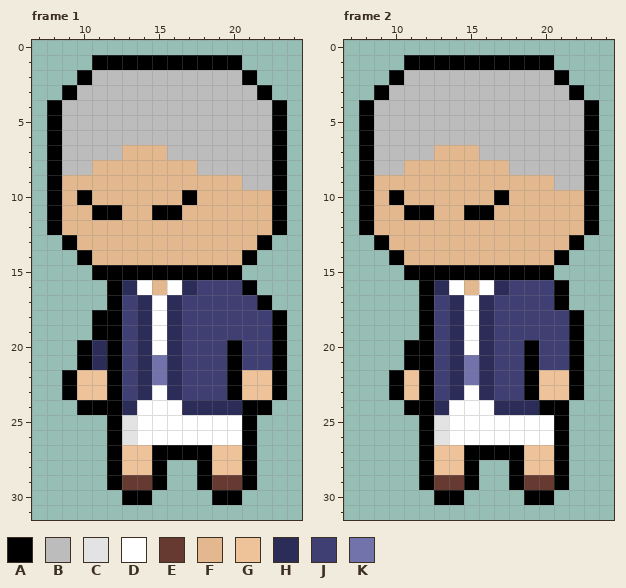
Two states of a pixel-art file, Assets/Sprite/Minigames/MiniGame2/NPC/NPCbad2/NPCbad2Move.aseprite. Above, as it was before the edit.
32x32 pixels, 2 frames. Shown: frame 1: x 7..24, y 0..31; frame 2: x 7..24, y 0..31.
Palette (. is transparent): A #000000  B #bcbcbc  C #e3e3e3  D #ffffff  E #663931  F #e3b88e  G #eec39a  H #2c2c59  J #3f3f74  K #7373ac
Pixels before, frame 1, first column x 8:
 1 ...AAAAAAAAAA...
 2 ..ABBBBBBBBBBA..
 3 .ABBBBBBBBBBBBA.
 4 ABBBBBBBBBBBBBBA
 5 ABBBBBBBBBBBBBBA
 6 ABBBBBBBBBBBBBBA
 7 ABBBBFFFBBBBBBBA
 8 ABBFFFFFFFBBBBBA
 9 AFFFFFFFFFFFFBBA
10 AFAFFFFFFAFFFFFA
11 AFFAAFFAAFFFFFFA
12 AFFFFFFFFFFFFFFA
13 .AFFFFFFFFFFFFA.
14 ..AFFFFFFFFFFA..
15 ...AAAAAAAAAA...
16 ....AHDFDHJJJA..
17 ....AJHDHJJJJJA.
18 ...AAJHDHJJJJJJA
19 ...AAJHDHJJJJJJA
20 ..AHAJHDHJJJAJJA
21 ..AHAJHKHJJJAJJA
22 .AGGAJHKHJJJAGGA
23 .AGGAJHDHJJJAGGA
24 ..AAAHDDDHHHHAA.
25 ....ACDDDDDDDA..
26 ....ACDDDDDDDA..
27 ....AGGAAAAGGA..
28 ....AGGA..AGGA..
29 ....AEEA..AEEA..
30 .....AA....AA...
Pixels before, frame 2, first column x 8:
 1 ...AAAAAAAAAA...
 2 ..ABBBBBBBBBBA..
 3 .ABBBBBBBBBBBBA.
 4 ABBBBBBBBBBBBBBA
 5 ABBBBBBBBBBBBBBA
 6 ABBBBBBBBBBBBBBA
 7 ABBBBFFFBBBBBBBA
 8 ABBFFFFFFFBBBBBA
 9 AFFFFFFFFFFFFBBA
10 AFAFFFFFFAFFFFFA
11 AFFAAFFAAFFFFFFA
12 AFFFFFFFFFFFFFFA
13 .AFFFFFFFFFFFFA.
14 ..AFFFFFFFFFFA..
15 ...AAAAAAAAAA...
16 ....AHDFDHJJJA..
17 ....AJHDHJJJJA..
18 ....AJHDHJJJJJA.
19 ....AJHDHJJJJJA.
20 ...AAJHDHJJAJJA.
21 ...AAJHKHJJAJJA.
22 ..AGAJHKHJJAGGA.
23 ..AGAJHDHJJAGGA.
24 ...AAHDDDHHHAA..
25 ....ACDDDDDDDA..
26 ....ACDDDDDDDA..
27 ....AGGAAAAGGA..
28 ....AGGA..AGGA..
29 ....AEEA..AEEA..
30 .....AA....AA...
The result:
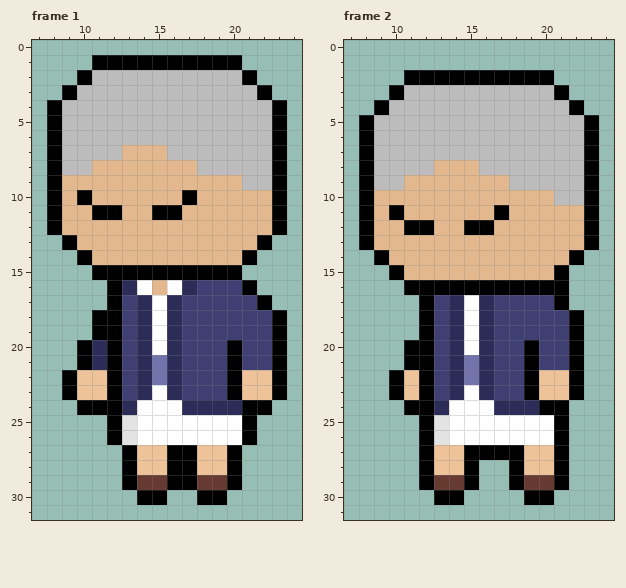
From old to new:
Frame 1:
The edit adds colour A in rows 28 to 29 at x 16 to 17; in row 30 at x 15 and 18.
Colour E gives way to colour A in row 29 at x 13 and 20.
Colour G gives way to colour A in rows 27 to 28 at x 13 and 20.
Colour A gives way to colour E in row 29 at x 15 and 18.
Colour A gives way to colour G in rows 27 to 28 at x 15 and 18.
Colour A is gone in rows 27 to 29 at x 12 and 21; in row 30 at x 13 and 20.
Frame 2:
The edit adds colour A in row 13 at x 8 and 23; in row 14 at x 9 and 22; in row 15 at x 10 and 21; in row 16 at x 11.
Colour B gives way to colour A in row 2 at x 11 to 20; in row 3 at x 10 and 21; in row 4 at x 9 and 22.
Colour D gives way to colour A in row 16 at x 14 and 16.
Colour F gives way to colour A in row 11 at x 10 and 17; in row 12 at x 11 to 12 and 15 to 16; in row 16 at x 15.
Colour H gives way to colour A in row 16 at x 13 and 17.
Colour J gives way to colour A in row 16 at x 18 to 20.
Colour F gives way to colour B in row 7 at x 13 to 15; in row 8 at x 11 to 12 and 16 to 17; in row 9 at x 9 to 10 and 18 to 20; in row 10 at x 21 to 22.
Colour A gives way to colour F in row 10 at x 10 and 17; in row 11 at x 11 to 12 and 15 to 16; in row 13 at x 9 and 22; in row 14 at x 10 and 21; in row 15 at x 11 to 20.
Colour A is gone in row 1 at x 11 to 20; in row 2 at x 10 and 21; in row 3 at x 9 and 22; in row 4 at x 8 and 23.
Where, in picture pixels (left, top, right, bottom), the same in both pictures:
changed: (107, 445, 257, 505)
changed: (359, 55, 599, 295)
